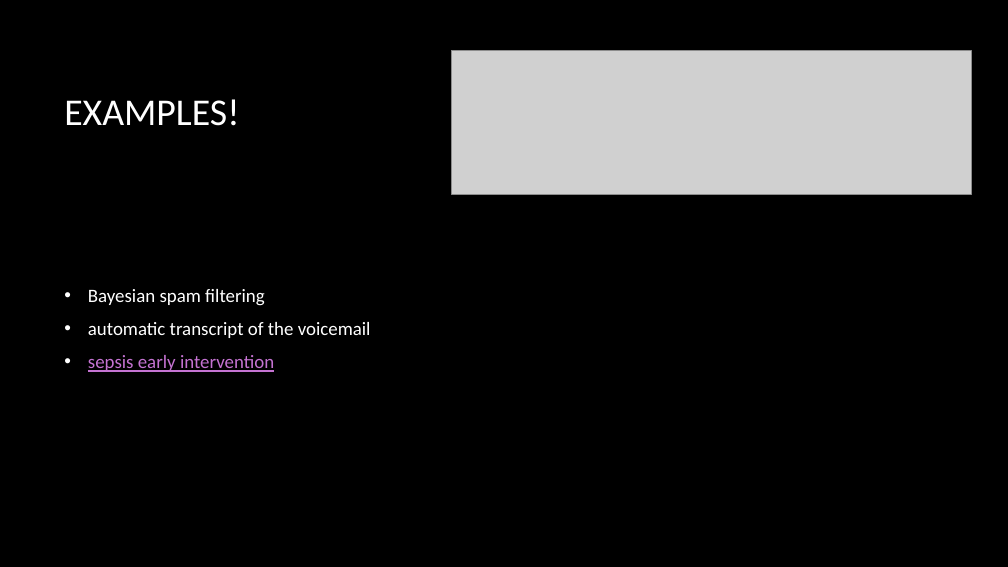
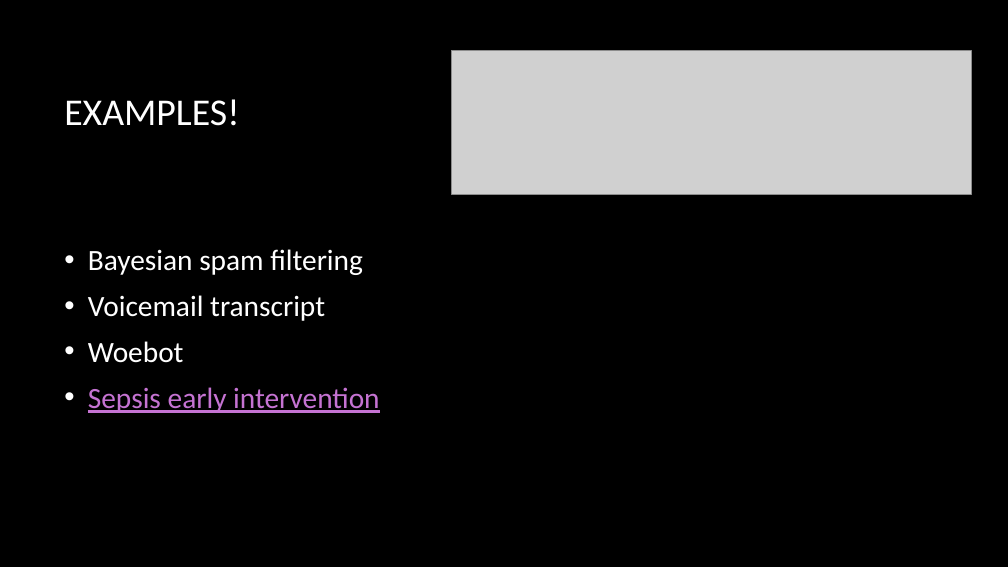
Before and after one commit to vmcasbarro/NLP, a slide deck: slide 8 of NLP presentation.pptx. Drawn at 1008x567 pixels with LibreOffice and Linux fonts; fonts in the diff are those of the drawing; grey boxes stand for pictures; background and template pictures are left out. Boxes give left, top, right and bottom in pixels: in the first picture for what was removed or moved away, otherwise in the second. Text is boxed around its words. In the diff, an @@ line names an element or a change of style, - is before the commit and + after.

Commit message:
formatting changes to ppt

```diff
--- a/NLP presentation.pptx
+++ b/NLP presentation.pptx
@@ text at [88, 249, 363, 275]: size 18 to 28 pt in "Bayesian spam filtering" @@
@@ text at [88, 295, 379, 413]: text changed; size 18 to 28 pt @@
-• automatic transcript of the voicemail
-• sepsis early intervention
+• Voicemail transcript
+• Woebot
+• Sepsis early intervention
```
Also in this commit, not shown: 6 other slides changed, 2 slides added, 1 other file.
